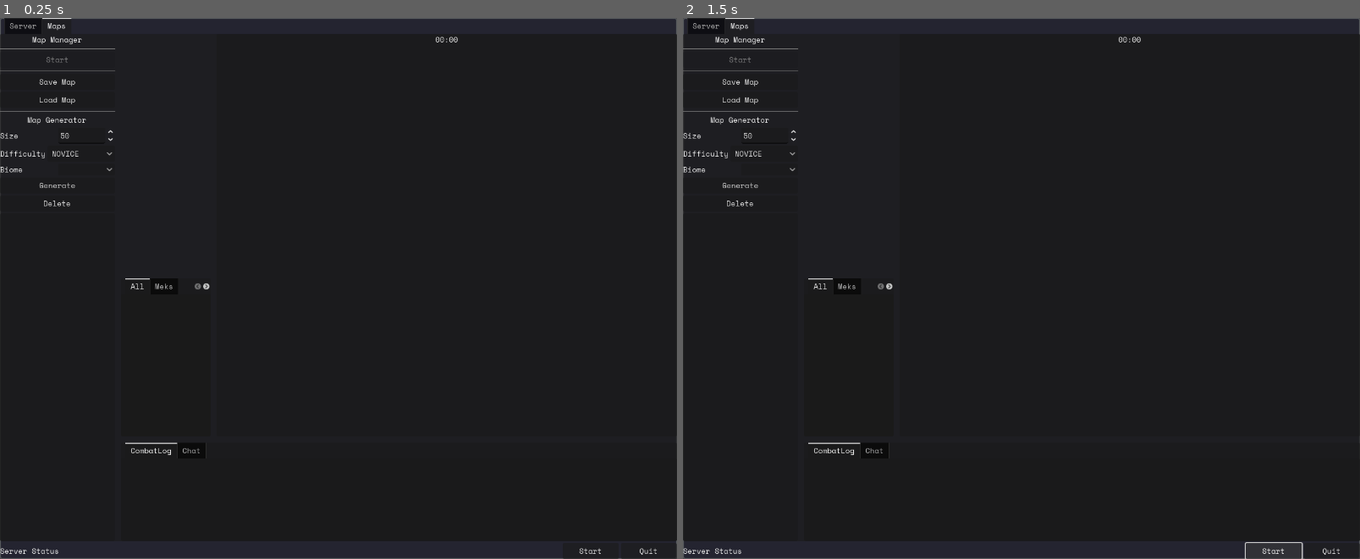
Above: before the commit, frames 1-2 (left to right).
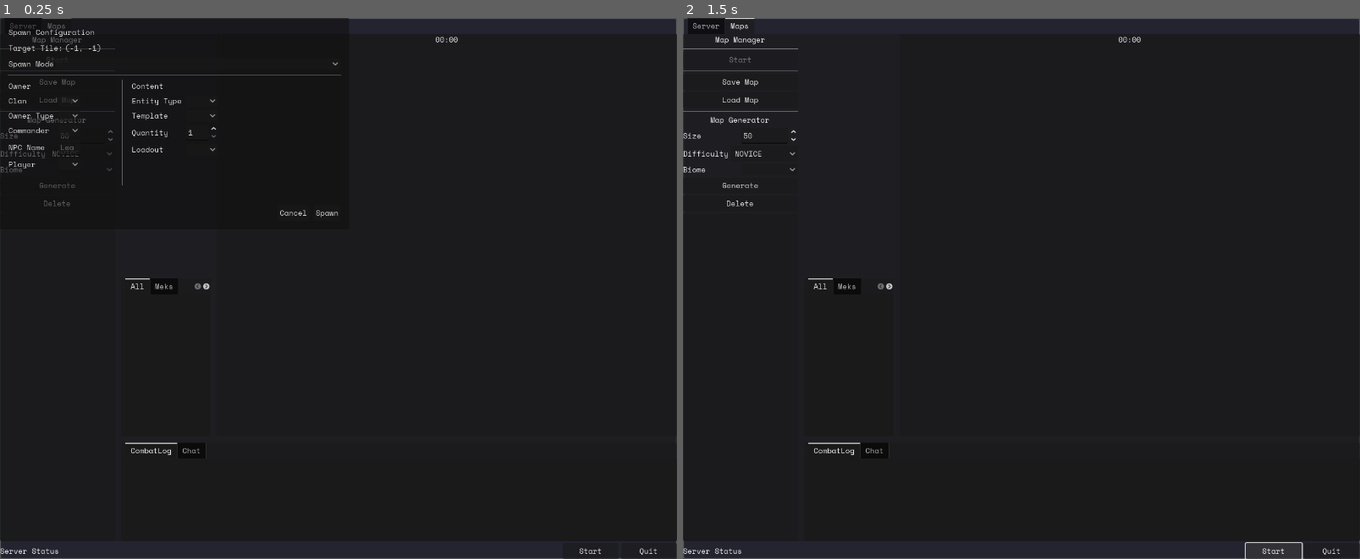
Above: after the commit, the same moments.

Repository: Galfurian/mekalingus_server
Game: Godot game, scene res://scenes/ui/server_gui.tscn
Two runs of this game, one before a commit and one after it. Both use one fixed random seed, a clock stepped at 60 frames per second and the inputs below.
Inputs:
- Up to frame 1 (0.25 s): no input
- Up to frame 2 (1.5 s): click "Start" at 0.5 s; click "Start" at 1.25 s

The runs differ from the first frame. In frame 1, 1.0% of the frame differs, in the area x 0-52%, y 0-37%; in frame 2, nothing differs.

Commit message:
fix(camera): enable drag pan input flow

Diff:
--- a/scenes/gameplay/spawn_panel.tscn
+++ b/scenes/gameplay/spawn_panel.tscn
@@ -1,15 +1,20 @@
-[gd_scene load_steps=2 format=3]
-
-[ext_resource type="Script" path="res://scripts/scenes/gameplay/spawn_panel.gd" id="1"]
+[gd_scene load_steps=2 format=3 uid="uid://bnw3baaeo5u61"]
+
+[ext_resource type="Script" uid="uid://ba0jwmx0v6kg6" path="res://scripts/scenes/gameplay/spawn_panel.gd" id="1"]
 
 [node name="SpawnPanel" type="PopupPanel"]
 size = Vector2i(660, 400)
+visible = true
 script = ExtResource("1")
 
 [node name="MarginContainer" type="MarginContainer" parent="."]
 anchors_preset = 15
 anchor_right = 1.0
 anchor_bottom = 1.0
+offset_left = 4.0
+offset_top = 4.0
+offset_right = -4.0
+offset_bottom = -4.0
 grow_horizontal = 2
 grow_vertical = 2
 theme_override_constants/margin_left = 12
@@ -41,7 +46,6 @@
 
 [node name="SpawnModeLabel" type="Label" parent="MarginContainer/Root/SpawnModeRow"]
 layout_mode = 2
-size_flags_vertical = 4
 text = "Spawn Mode"
 
 [node name="SpawnModeOption" type="OptionButton" parent="MarginContainer/Root/SpawnModeRow"]
@@ -59,6 +63,7 @@
 [node name="Left" type="VBoxContainer" parent="MarginContainer/Root/Panels"]
 layout_mode = 2
 size_flags_horizontal = 3
+size_flags_stretch_ratio = 0.5
 theme_override_constants/separation = 6
 
 [node name="LeftTitle" type="Label" parent="MarginContainer/Root/Panels/Left"]
@@ -67,9 +72,9 @@
 
 [node name="LeftForm" type="GridContainer" parent="MarginContainer/Root/Panels/Left"]
 layout_mode = 2
-columns = 2
-theme_override_constants/h_separation = 8
-theme_override_constants/v_separation = 6
+theme_override_constants/h_separation = 8
+theme_override_constants/v_separation = 6
+columns = 2
 
 [node name="ClanLabel" type="Label" parent="MarginContainer/Root/Panels/Left/LeftForm"]
 layout_mode = 2
@@ -121,9 +126,9 @@
 
 [node name="SingleForm" type="GridContainer" parent="MarginContainer/Root/Panels/Right"]
 layout_mode = 2
-columns = 2
-theme_override_constants/h_separation = 8
-theme_override_constants/v_separation = 6
+theme_override_constants/h_separation = 8
+theme_override_constants/v_separation = 6
+columns = 2
 
 [node name="EntityTypeLabel" type="Label" parent="MarginContainer/Root/Panels/Right/SingleForm"]
 layout_mode = 2
@@ -157,16 +162,16 @@
 layout_mode = 2
 
 [node name="MultiForm" type="VBoxContainer" parent="MarginContainer/Root/Panels/Right"]
+visible = false
 layout_mode = 2
 size_flags_vertical = 3
-visible = false
 theme_override_constants/separation = 4
 
 [node name="SquadSettings" type="GridContainer" parent="MarginContainer/Root/Panels/Right/MultiForm"]
 layout_mode = 2
-columns = 2
-theme_override_constants/h_separation = 8
-theme_override_constants/v_separation = 6
+theme_override_constants/h_separation = 8
+theme_override_constants/v_separation = 6
+columns = 2
 
 [node name="SquadModeLabel" type="Label" parent="MarginContainer/Root/Panels/Right/MultiForm/SquadSettings"]
 layout_mode = 2
@@ -188,7 +193,6 @@
 size_flags_horizontal = 3
 min_value = 1.0
 max_value = 6.0
-step = 1.0
 value = 2.0
 
 [node name="SquadSpreadValue" type="Label" parent="MarginContainer/Root/Panels/Right/MultiForm/SquadSettings/SquadSpreadRow"]
@@ -238,9 +242,9 @@
 [node name="BudgetForm" type="GridContainer" parent="MarginContainer/Root/Panels/Right/MultiForm"]
 visible = false
 layout_mode = 2
-columns = 2
-theme_override_constants/h_separation = 8
-theme_override_constants/v_separation = 6
+theme_override_constants/h_separation = 8
+theme_override_constants/v_separation = 6
+columns = 2
 
 [node name="BudgetPowerLabel" type="Label" parent="MarginContainer/Root/Panels/Right/MultiForm/BudgetForm"]
 layout_mode = 2
@@ -261,7 +265,6 @@
 layout_mode = 2
 min_value = 1.0
 max_value = 12.0
-step = 1.0
 value = 4.0
 
 [node name="BudgetSizesLabel" type="Label" parent="MarginContainer/Root/Panels/Right/MultiForm/BudgetForm"]
@@ -301,9 +304,9 @@
 [node name="OutpostForm" type="GridContainer" parent="MarginContainer/Root/Panels/Right"]
 visible = false
 layout_mode = 2
-columns = 2
-theme_override_constants/h_separation = 8
-theme_override_constants/v_separation = 6
+theme_override_constants/h_separation = 8
+theme_override_constants/v_separation = 6
+columns = 2
 
 [node name="OutpostTypeLabel" type="Label" parent="MarginContainer/Root/Panels/Right/OutpostForm"]
 layout_mode = 2
@@ -332,7 +335,6 @@
 size_flags_horizontal = 3
 min_value = 1.0
 max_value = 6.0
-step = 1.0
 value = 2.0
 
 [node name="OutpostSpreadValue" type="Label" parent="MarginContainer/Root/Panels/Right/OutpostForm/OutpostSpreadRow"]
--- a/scripts/scenes/gameplay/grid_container.gd
+++ b/scripts/scenes/gameplay/grid_container.gd
@@ -11,6 +11,8 @@
 # The sector size (in tiles).
 var sector_size: int
 
+func _ready():
+	set_mouse_filter(Control.MOUSE_FILTER_PASS)
 
 func setup(p_game_map: GameMap, p_grid_size: int, p_sector_size: int):
 	clear()
@@ -30,10 +32,7 @@
 
 func _gui_input(event):
 	"""Detects mouse clicks and emits select/context actions for valid tiles."""
-	if event is InputEventMouseButton and event.pressed and (
-		event.button_index == MOUSE_BUTTON_LEFT
-		or event.button_index == MOUSE_BUTTON_RIGHT
-	):
+	if event is InputEventMouseButton and event.pressed:
 		# Get position relative to this Control.
 		var local_mouse_pos = get_local_mouse_position()
 		# Compute the selected cell based on the local mouse position.
@@ -50,5 +49,5 @@
 		):
 			if event.button_index == MOUSE_BUTTON_LEFT:
 				on_cell_selected.emit(selected_cell)
-			else:
+			elif event.button_index == MOUSE_BUTTON_RIGHT:
 				on_cell_context_requested.emit(selected_cell, event.global_position)
--- a/scripts/scenes/gameplay/scroll_view.gd
+++ b/scripts/scenes/gameplay/scroll_view.gd
@@ -3,25 +3,46 @@
 # Define the signal
 signal scrolled(scroll_up: bool)
 
+var _is_dragging: bool = false
+var _drag_start_pos: Vector2 = Vector2.ZERO
+var _drag_start_scroll: Vector2 = Vector2.ZERO
+var _drag_threshold: float = 5.0
+
+func _ready():
+	set_mouse_filter(Control.MOUSE_FILTER_PASS)
+
 func _gui_input(event):
+	# Left-click drag for panning
+	if event is InputEventMouseButton and event.button_index == MOUSE_BUTTON_LEFT:
+		if event.pressed:
+			_is_dragging = true
+			_drag_start_pos = get_local_mouse_position()
+			_drag_start_scroll = Vector2(scroll_horizontal, scroll_vertical)
+			# Don't consume the event yet - let grid_container handle selection
+		else:
+			_is_dragging = false
+	elif event is InputEventMouseMotion and _is_dragging:
+		var current_pos = get_local_mouse_position()
+		var delta = current_pos - _drag_start_pos
+		# Only treat as drag if movement exceeds threshold
+		if delta.length() > _drag_threshold:
+			scroll_horizontal = int(_drag_start_scroll.x - delta.x)
+			scroll_vertical = int(_drag_start_scroll.y - delta.y)
 	# CTRL + Scroll for Zoom
-	if event is InputEventMouseButton and Input.is_key_pressed(KEY_CTRL):
+	elif event is InputEventMouseButton and Input.is_key_pressed(KEY_CTRL):
 		if event.button_index == MOUSE_BUTTON_WHEEL_UP:
 			scrolled.emit(true)
 		elif event.button_index == MOUSE_BUTTON_WHEEL_DOWN:
 			scrolled.emit(false)
-		accept_event()
 	# SHIFT + Scroll for Horizontal Scrolling
 	elif event is InputEventMouseButton and Input.is_key_pressed(KEY_SHIFT):
 		if event.button_index == MOUSE_BUTTON_WHEEL_UP:
 			scroll_horizontal -= 30
 		elif event.button_index == MOUSE_BUTTON_WHEEL_DOWN:
 			scroll_horizontal += 30
-		accept_event()
 	# Normal Scroll for Vertical Scrolling
 	elif event is InputEventMouseButton:
 		if event.button_index == MOUSE_BUTTON_WHEEL_UP:
 			scroll_vertical -= 30
 		elif event.button_index == MOUSE_BUTTON_WHEEL_DOWN:
 			scroll_vertical += 30
-		accept_event()
Not shown: 1 places in scenes/gameplay/grid_map.tscn that only renumber resources
Not shown: 1 places in scenes/gameplay/map_hud.tscn that only renumber resources
Not shown: 3 places in scenes/gameplay/spawn_panel.tscn that only renumber resources
